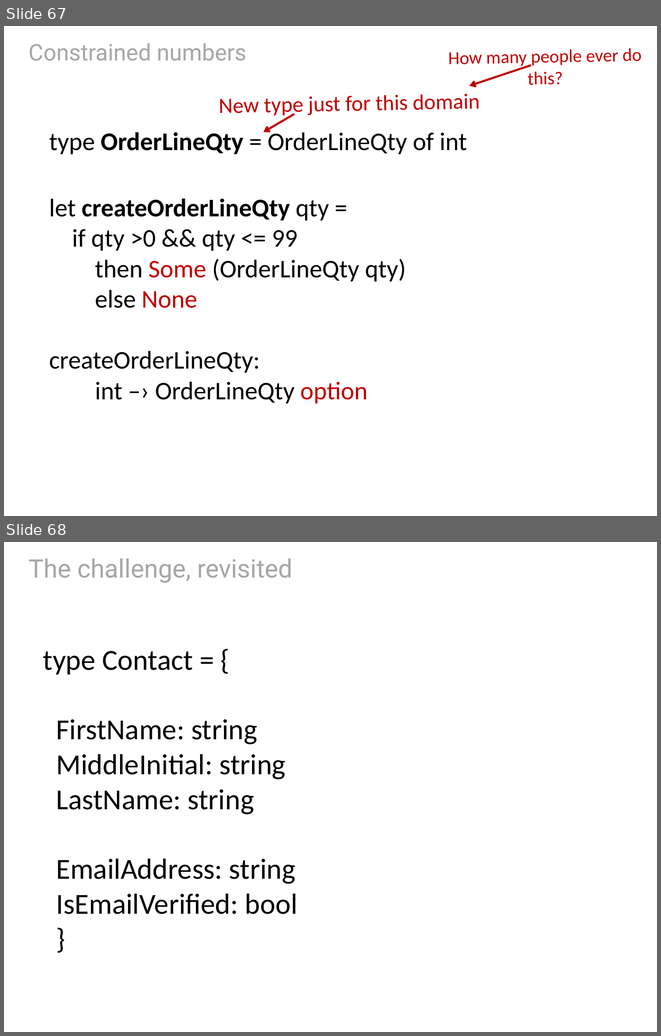
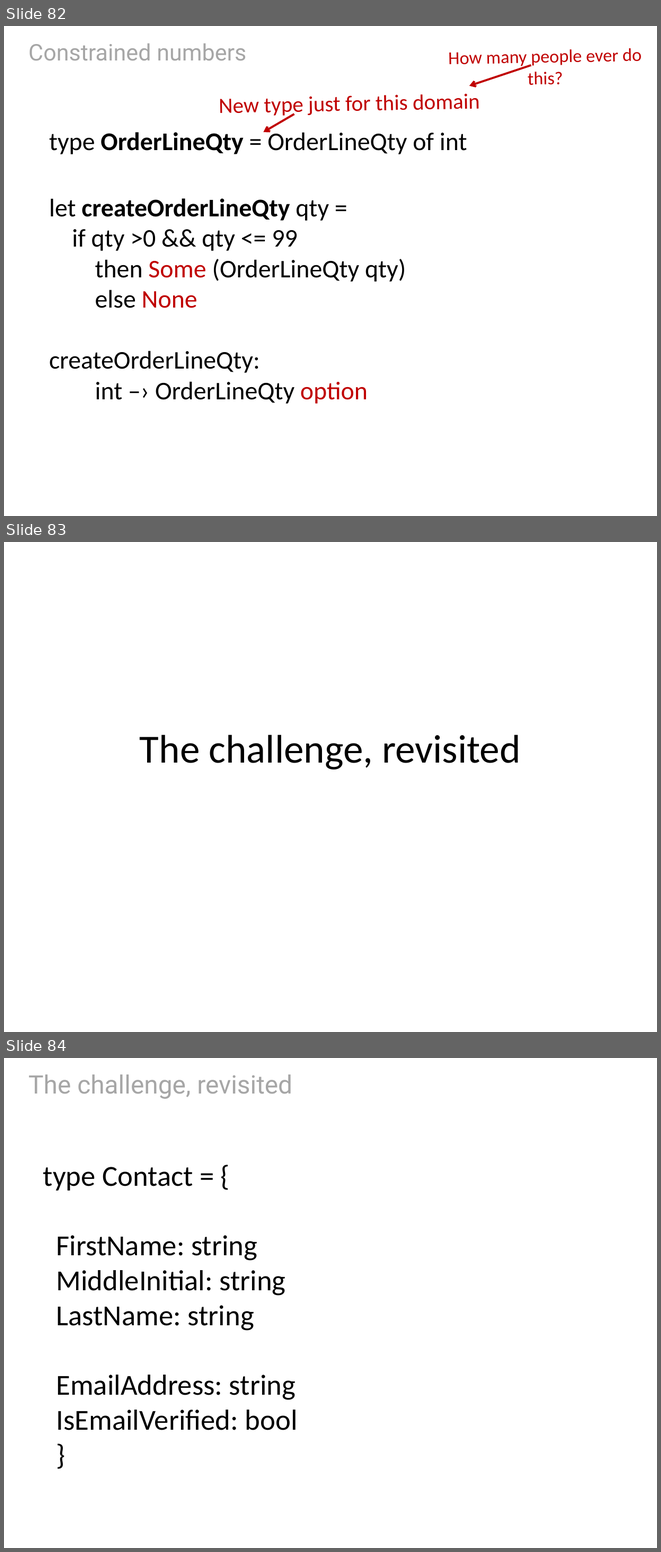
Before and after one commit to swlaschin/DomainModellingInFsharp, a slide deck: slides/3-ProgFsharp-DDD.pptx. Shown one above the other, each under a label of ours: slides 67 and 68 before the commit, slides 82, 83 and 84 after it. The pictures are 661x1036 and 661x1552 pixels, drawn with LibreOffice and Linux fonts; fonts in the diff are those of the drawing. Boxes give left, top, right and bottom in pixels: in the first picture for what was removed or moved away, otherwise in the second. Text is boxed around its words. In the diff, an @@ line names an element or a change of style, - is before the commit and + after.

```diff
--- a/slides/3-ProgFsharp-DDD.pptx
+++ b/slides/3-ProgFsharp-DDD.pptx
@@ slide 83 added at (4, 542, 657, 1032), background #FFFFFF @@
@@ title added at (140, 734, 521, 769), 44 pt, text #000000 @@
+The challenge, revisited
@@ what was slide 67 is now slide 82 @@
@@ what was slide 68 is now slide 84 @@
```
Also in this commit, not shown: 1 slide changed, 23 other slides added.
